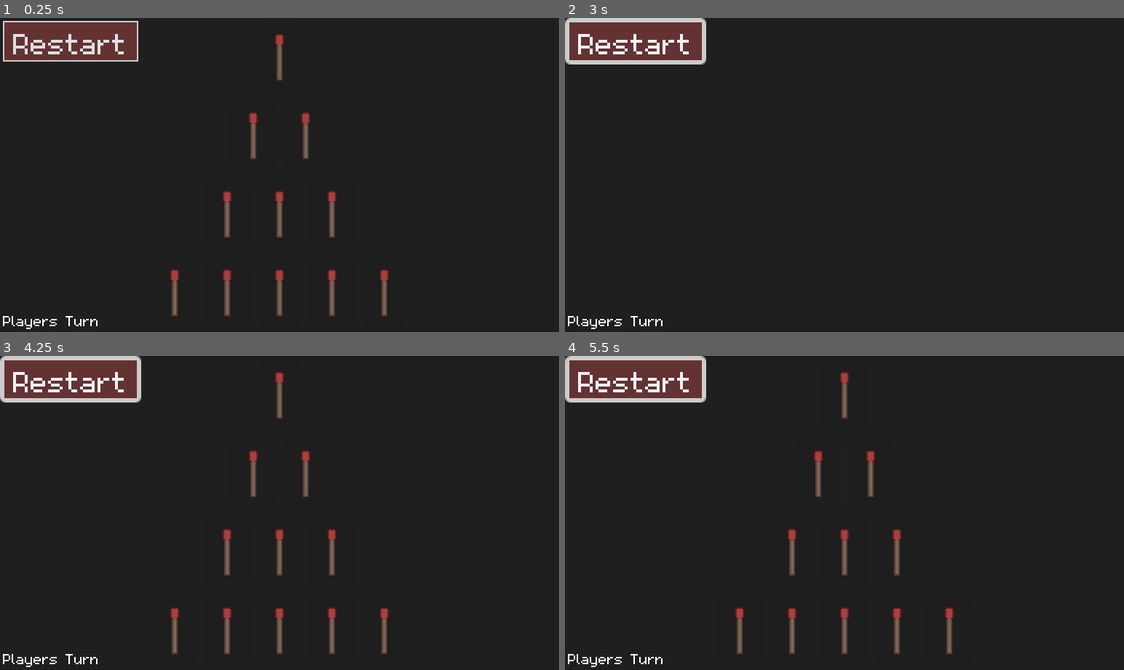
Above: before the commit, frames 1-4 (two rows, left to right).
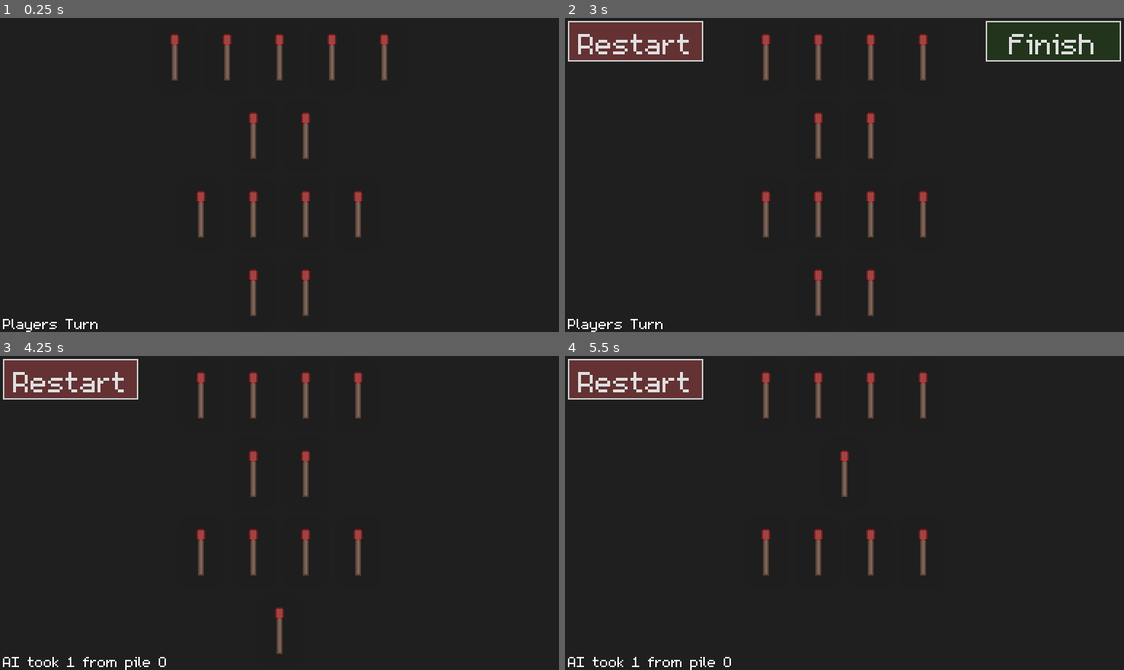
Above: after the commit, the same moments.

Repository: TylerFairleigh/COMP359-AB1-Assignment2
Game: Godot game, scene res://scenes/main.tscn
The game is run twice, just before and just after one commit, with the same random seed, the same clock (stepped at 60 frames per second) and the same inputs.
Inputs (mouse positions are in pixels of both pictures, inside the frame that each line leads up to):
- Up to frame 1 (0.25 s): no input
- Up to frame 2 (3 s): click (637, 39) at 0.5 s, where only the run before the commit has a clickable "Restart"; click (637, 39) at 1.25 s, where only the run before the commit has a clickable "Restart"; click (637, 39) at 2 s, where only the run before the commit has a clickable "Restart"; tap Enter at 2.75 s; move the mouse to (844, 55) at 2.77 s; click (844, 55) at 2.92 s
- Up to frame 3 (4.25 s): click (486, 377) at 3.5 s, where only the run after the commit has a clickable "Finish"
- Up to frame 4 (5.5 s): tap Space at 4.25 s; move the mouse to (816, 475) at 4.27 s; click (816, 475) at 4.42 s; click (1051, 377) at 5 s, where only the run after the commit has a clickable "Finish"

The runs differ from the first frame. In frame 1, 6.3% of the frame differs, in the area x 0-70%, y 0-100%; in frame 2, 3.4%; in frame 3, 3.6%; in frame 4, 4.3%.

Commit message:
Merged UI with Script Logic (#7)
* Progress on integration of match_controller into game logic

* More Cleanup and AI Move Working

* Significant Clean Up on UI and Logic Code

* UI Autoload working

* Removed Unneeded Function

* Added some more game over checks to fix game never ending. Also some index checks for the random function so that it cannot select a pile which has variable 0 or less. Added check in AI move so that it cannot remove matches from a pile that is 0 or less.

* Game in Stable Condition

---------

Co-authored-by: Tyler Fairleigh <tylerfairleigh@outlook.com>

Diff:
--- a/GameLogic.gd
+++ b/GameLogic.gd
@@ -1,106 +1,93 @@
 extends Node
 
-var pileMin = 3
-var pileMax = 3 # Declare a strict maximum
-var matchMin = 1
-var matchMax = 8
-var gameArray # Keeps track of the current number of piles and matches per pile, stored in an array
-var playerTurn # Keeps track of whose turn it is, player's true if true, opponent's turn otherwise
-var ongoingGame = false
+var numberOfPiles:int = 4 # Number of piles (Fixed to 4 due to UI constrant)
+var matchMin:int = 1 # Min amount of matches in a pile
+var matchMax:int = 5 # Max amount of matches in a pile
+var selected_pile:int = -1 # Pile the player has currently selected
+
+var ongoingGame:bool = false # If the game is current in session and not over
+var player_turn:bool = false # Keeps track of whose turn it is, player's true if true, opponent's turn otherwise
+
+var gameArray:Array = [] # Keeps track of the current number of piles and matches per pile, stored in an array
+
+func _ready():
+	_start_round()
+	MatchUI.reset_ui_state()
+	_game_logic()
 
 # Create a game with a set number of piles and number of matches in each pile
 # The maximum values for piles and matches are declared at the top of this file
 # Will return an array, where each index corresponds to a pile and its value the number of matches
 func _create_game():
 	var piles = []
-	var numberOfPiles = randi_range(pileMin, pileMax)
-	#print("Number of piles: " + numberOfPiles)
-	#piles = [numberOfPiles]
-	for pile in numberOfPiles:
-		piles.append(randi_range(matchMin, matchMax))
+	for i in range(numberOfPiles):
+		var pile = randi_range(matchMin, matchMax)
+		piles.append(pile)
 	return piles
 
+# Starts up the game by getting all the initial settings ready
 func _start_round():
 	# Create the corresponding array for the pile and match sizes
 	gameArray = _create_game()
 	# Randomly choose who goes first
-	if randi() % 2:
-		playerTurn = true
-	else:
-		playerTurn = false
+	player_turn = randi() % 2
 	ongoingGame = true
 
-func _ready():
-	_start_round()
+func _game_logic():
+	print("Current game space is " + str(gameArray))
 
-func _process(_delta):
-	if ongoingGame:
-		_game_logic(gameArray)
+	# If the array is empty, the game should be over.
+	if (game_is_over()):
+		return
 
-func _game_logic(array):
-	# Clean up array every time a pile is emptied, remove its index from the array
-	_shrink_array(array)
-	# If the array is empty, the game should be over.
-	# Whoever makes the last move is the winner
-	if array.is_empty():
+	# Runs the AI move logic
+	if !player_turn:
+		MatchUI.toggle_finish_button(false)
+		_ai_make_choice()
+		selected_pile = -1
+		player_turn = !player_turn
+		MatchUI.sound_effect.play()
+		if (game_is_over()):
+			MatchUI.sound_effect.pitch_scale = 0.3
+			MatchUI.sound_effect.play()
+			return
+
+# This function will run if the game is over and show the user who won.
+# Spoiler Alert: The bot will always win -_-
+func game_is_over():
+	var pile_empty_counter = 0
+	for pile in range(gameArray.size()):
+		if gameArray[pile] < 1:
+			pile_empty_counter += 1
+	if pile_empty_counter == gameArray.size():
 		ongoingGame = false
-		if playerTurn:
-			print("You lose!")
+		if player_turn:
+			MatchUI.label.label_update("You lose!")
 		else:
-			print("You win!")
-		return
-	print("Current game space is " + str(array))
-	if playerTurn:
-		# the player's turn to take matches))
-		print("Player's turn")
-		# Insert player control here and remove _random_move()
-		_player_make_choice(array)
+			MatchUI.label.label_update("You win!")
+		return true
+	return false
 
-		# Remove this function once player choice is implemented
-		_random_move(array)
-
-		playerTurn = false
-	else:
-		# opponent's turn to take matches
-		print("Opponent's turn")
-		_ai_make_choice(array)
-		playerTurn = true
-
-# Function to remove indices which contain value 0
-func _shrink_array(array):
-		for pile in range(array.size() - 1, -1, -1): # Iterates the array from end to start to avoid any index range errors
-			if array[pile] == 0:
-				array.remove_at(pile) # Remove empty piles from array
-
-# Function to get the player's choice from the UI
-func _player_make_choice(array):
-	var pile = -1 # initalize a value the player shouldn't be able to choose
-	# Keep prompting player to choose a pile until it's a valid choice
-	while pile > 0 or pile < gameArray.size():
-		print("Choose a pile.")
-		pile =  0 # insert function call to get player's selected pile
-		return
-	var toRemove = 0 # insert function call which returns number of matches player selected
-	array[pile] -= toRemove
-
-func _ai_make_choice(array):
+func _ai_make_choice():
 	# Get the current nim-sum of the game space
-	var nimSum = _get_nim_sum(array)
+	var nimSum = _get_nim_sum(gameArray)
 	# Get a possible move which will make the nim sum = 0
-	for pile in range(array.size()):
-		# Get new nim sum after removing which would result from removing matches from pile which would be a winning move
-		var currentSum = nimSum ^ array[pile]
-		# If winning move is valid, do winning move (ie. make nim sum = 0)
-		if currentSum < array[pile]:
-			# Calculate the actual number of matches to remove to get nim-sum = 0
-			# For example, if currentSum = 0 for the pile, we should remove all matches from that pile since (array[pile] - currentSum) is simply number of matches in the pile
-			var toRemove = array[pile] - currentSum
-			if toRemove > 0: # Cannot remove 0 matches
-				array[pile] -= toRemove
-				print("Winning move: " + str(toRemove) + " matches removed from pile " + str(pile + 1))
-				return
+	for pile in range(gameArray.size()):
+		if gameArray[pile] >= 0:
+			# Get new nim sum after removing which would result from removing matches from pile which would be a winning move
+			var currentSum = nimSum ^ gameArray[pile]
+			# If winning move is valid, do winning move (ie. make nim sum = 0)
+			if currentSum < gameArray[pile]:
+				# Calculate the actual number of matches to remove to get nim-sum = 0
+				# For example, if currentSum = 0 for the pile, we should remove all matches from that pile since (array[pile] - currentSum) is simply number of matches in the pile
+				var toRemove = gameArray[pile] - currentSum
+				if toRemove > 0: # Cannot remove 0 matches
+					MatchUI.remove_matches(pile, toRemove)
+					gameArray[pile] -= toRemove
+					MatchUI.label.label_update("AI took " + str(toRemove) + " from pile " + str(pile + 1))
+					return
 	# If in losing position, make a random move
-	_random_move(array)
+	_random_move()
 	return
 
 # Get the current nim sum
@@ -113,8 +100,25 @@
 	return nimSum
 
 # Simply chooses a random pile and chooses a random amount of matches to remove (Cannot remove 0 matches)
-func _random_move(array):
-	var index = randi_range(0, array.size() - 1) # Needs to be (array size - 1) so that it references the correct index
-	var remove = randi_range(1, array[index]) # Calculate a random number of matches to remove, minimum number allowable to remove is 1
-	array[index] -= remove
-	print(str(remove) + " matches removed from pile " + str(index + 1))
+func _random_move():
+	var index = -1
+	if gameArray[index] < 1:
+		index = randi_range(0, gameArray.size() - 1) # Needs to be (array size - 1) so that it references the correct index
+	var remove = randi_range(1, gameArray[index]) # Calculate a random number of matches to remove, minimum number allowable to remove is 1
+	gameArray[index] -= remove
+	MatchUI.remove_matches(index, remove)
+	MatchUI.label.label_update("AI took " + (str(remove)) + " from pile " + str(index + 1))
+
+# Removes the match that was pressed from the game array
+func match_pressed(match_pile:int):
+	selected_pile = match_pile
+	gameArray[match_pile] -= 1
+
+# Function that restarts the game with reseting all the state variables
+func restart_game():
+	selected_pile = -1
+	ongoingGame = false
+	player_turn = false
+	_start_round()
+	MatchUI.reset_ui_state()
+	_game_logic()
--- a/project.godot
+++ b/project.godot
@@ -18,8 +18,8 @@
 
 [autoload]
 
-MatchController="*res://scenes/match_controller.gd"
-TurnLabel="*res://scenes/turn_label.gd"
+MatchUI="*res://scenes/match_view.gd"
+MatchController="*res://GameLogic.gd"
 
 [display]
 
--- /dev/null
+++ b/scenes/finish_button.gd
@@ -0,0 +1,8 @@
+extends Button
+
+func _ready():
+	self.visible = false
+
+func _on_pressed():
+	MatchController.player_turn = false
+	MatchController._game_logic()
--- a/scenes/main.tscn
+++ b/scenes/main.tscn
@@ -1,9 +1,11 @@
-[gd_scene load_steps=9 format=3 uid="uid://dxuoc1fec7hi5"]
+[gd_scene load_steps=11 format=3 uid="uid://dxuoc1fec7hi5"]
 
 [ext_resource type="PackedScene" uid="uid://bx6co1v284cd3" path="res://scenes/match_view.tscn" id="1_crgk3"]
 [ext_resource type="FontFile" uid="uid://d20wpwo18re0o" path="res://assets/m5x7.ttf" id="2_7oplk"]
+[ext_resource type="Script" path="res://scenes/restart.gd" id="3_6dhs8"]
 [ext_resource type="Script" path="res://scenes/turn_label.gd" id="3_gxuil"]
-[ext_resource type="Script" path="res://GameLogic.gd" id="4_umlox"]
+[ext_resource type="Script" path="res://scenes/finish_button.gd" id="3_u11lt"]
+[ext_resource type="AudioStream" uid="uid://dxkn40twl1y2j" path="res://assets/bot_choice_sound_effect.mp3" id="6_q17ex"]
 
 [sub_resource type="Theme" id="Theme_w1vl8"]
 default_font = ExtResource("2_7oplk")
@@ -38,6 +40,7 @@
 [node name="matches" parent="." instance=ExtResource("1_crgk3")]
 
 [node name="restart" type="Button" parent="."]
+visible = false
 offset_left = 2.0
 offset_top = 2.0
 offset_right = 95.0
@@ -45,6 +48,7 @@
 theme = SubResource("Theme_w1vl8")
 theme_override_styles/normal = SubResource("StyleBoxFlat_6wfke")
 text = "Restart"
+script = ExtResource("3_6dhs8")
 
 [node name="finish" type="Button" parent="."]
 visible = false
@@ -55,19 +59,21 @@
 theme = SubResource("Theme_w1vl8")
 theme_override_styles/normal = SubResource("StyleBoxFlat_d8el3")
 text = "Finish"
+script = ExtResource("3_u11lt")
 
 [node name="turn_label" type="Label" parent="."]
 offset_left = 2.0
-offset_top = 201.0
-offset_right = 42.0
+offset_top = 203.0
+offset_right = 68.0
 offset_bottom = 216.0
 theme = SubResource("Theme_3e5f0")
 text = "Players Turn"
 script = ExtResource("3_gxuil")
 
-[node name="GameLogic" type="Node" parent="."]
-script = ExtResource("4_umlox")
+[node name="bot_choice_sound_effect" type="AudioStreamPlayer" parent="."]
+stream = ExtResource("6_q17ex")
+volume_db = -5.0
 
 [connection signal="pressed" from="restart" to="matches" method="reset_state"]
-[connection signal="pressed" from="finish" to="matches" method="_on_finish_pressed"]
-[connection signal="pressed" from="finish" to="turn_label" method="label_change"]
+[connection signal="pressed" from="restart" to="restart" method="_on_pressed"]
+[connection signal="pressed" from="finish" to="finish" method="_on_pressed"]
--- a/scenes/match.gd
+++ b/scenes/match.gd
@@ -1,23 +1,26 @@
 extends PanelContainer
 
+# Checks if the match is a valid selection and highlights it green
 func _on_mouse_entered():
-	var match_string = self.name
-	var match_number = int(match_string.split("_")[1])
-	if (match_number in MatchController.valid_match_array):
+	var match_pile = int(self.get_parent().name.split(" ")[1]) - 1
+	if (match_in_selected_pile(match_pile)):
 		var hover_highlight = Color("#92ed8e")
 		set_modulate(hover_highlight)
 
+# Sets the match back to the default state
 func _on_mouse_exited():
 	var regular = Color(1,1,1,1)
 	set_modulate(regular)
 
+# Checks if the match pressed is valid from the selected pile
 func _on_gui_input(event):
-	get_tree().call_group("match_group", "_on_match_pressed")
-	var match_string = self.name
-	var match_number = int(match_string.split("_")[1])
-	if event.is_pressed() and (match_number in MatchController.valid_match_array):
-		self.visible = false
-		MatchController.match_pressed(match_number)
-		MatchController.player_active = true
-		MatchController.match_number = match_number
-		MatchController.make_range()
+	var match_pile = int(self.get_parent().name.split(" ")[1]) - 1
+	if (event.is_pressed()) and (match_in_selected_pile(match_pile)):
+		MatchController.match_pressed(match_pile)
+		MatchUI.toggle_finish_button(true)
+		MatchUI.toggle_restart_button(true)
+		self.queue_free()
+
+# Checker function for if the match is in the selected pile
+func match_in_selected_pile(match_pile_origin:int) -> bool:
+	return (match_pile_origin == MatchController.selected_pile or MatchController.selected_pile == -1)
--- a/scenes/match_controller.gd
+++ /dev/null
@@ -1,58 +0,0 @@
-extends PanelContainer
-
-@onready var matches = [$"VBoxContainer/Pile 1/Match_1", $"VBoxContainer/Pile 2/Match_2", $"VBoxContainer/Pile 2/Match_3", $"VBoxContainer/Pile 3/Match_4", $"VBoxContainer/Pile 3/Match_5", $"VBoxContainer/Pile 3/Match_6", $"VBoxContainer/Pile 4/Match_7", $"VBoxContainer/Pile 4/Match_8", $"VBoxContainer/Pile 4/Match_9", $"VBoxContainer/Pile 4/Match_10", $"VBoxContainer/Pile 4/Match_11"]
-@onready var turn_label = $turn_label
-
-var pile_counters = {"pile_1": 1, "pile_2": 2, "pile_3": 3, "pile_4": 5}
-var pile_counter_max = [1, 3, 6, 11]
-var match_full_count = 0
-var player_turn = true
-var player_active = false
-var match_number:int
-var valid_match_array
-var match_array_game = []
-
-func _ready():
-	valid_match_array = []
-	match_number = 0
-	for match_count in pile_counters:
-		match_full_count += pile_counters[match_count]
-		match_array_game.append(pile_counters[match_count])
-	reset_player_turn()
-	reset_logic()
-
-func make_range():
-	valid_match_array.clear()
-	for i in range(len(pile_counter_max) - 1):
-		if match_number > pile_counter_max[i] and match_number <= pile_counter_max[i + 1]:
-			valid_match_array = range(pile_counter_max[i] + 1, pile_counter_max[i + 1] + 1)
-			break
-
-func reset_player_turn():
-	player_turn = true
-	player_active = false
-	valid_match_array.clear()
-	for i in match_full_count + 1:
-		valid_match_array.append(i)
-	TurnLabel.label_change()
-
-func bot_move():
-	print("Bots move would go here")
-	reset_player_turn()
-
-func match_pressed(match_number):
-	match_array_game[match_pile_return(match_number)] -= 1
-
-func match_pile_return(match_number):
-	if (match_number in [1]):
-		return 0
-	elif (match_number in [2,3]):
-		return 1
-	elif (match_number in [4,5,6]):
-		return 2
-	else:
-		return 3
-
-func reset_logic():
-	match_array_game.clear()
-	match_array_game = [1,2,3,5]
--- a/scenes/match_view.gd
+++ b/scenes/match_view.gd
@@ -2,30 +2,42 @@
 
 const match_scene = preload("res://scenes/match.tscn")
 
-@onready var pile_1 = $"VBoxContainer/Pile 1"
-@onready var pile_2 = $"VBoxContainer/Pile 2"
-@onready var pile_3 = $"VBoxContainer/Pile 3"
-@onready var pile_4 = $"VBoxContainer/Pile 4"
-@onready var finish = $"../finish"
-var pile_counter_set = MatchController.pile_counters
+var pile_1; var pile_2; var pile_3; var pile_4; var finish; var label; var restart; var sound_effect;
 
+# Loads up all the nodes we will need for accessing during the game
 func _ready():
-	reset_ui_state()
+	pile_1 = get_tree().root.get_node("main/matches/VBoxContainer/Pile 1")
+	pile_2 = get_tree().root.get_node("main/matches/VBoxContainer/Pile 2")
+	pile_3 = get_tree().root.get_node("main/matches/VBoxContainer/Pile 3")
+	pile_4 = get_tree().root.get_node("main/matches/VBoxContainer/Pile 4")
+	finish = get_tree().root.get_node("main/finish")
+	restart = get_tree().root.get_node("main/restart")
+	label = get_tree().root.get_node("main/turn_label")
+	sound_effect = get_tree().root.get_node("main/bot_choice_sound_effect")
 
-func _process(delta):
-	if (MatchController.player_turn and MatchController.player_active):
-		finish.visible = true
-	else:
-		finish.visible = false
-
+# Resets the state of the UI and adds in any new matches for the next game
 func reset_ui_state():
-	# Toggling off the container which makes a more smooth
-	# reset apperance due to the time out.
 	self.visible = false
+	sound_effect.pitch_scale = 1
+	MatchUI.toggle_finish_button(false)
+	var pile_counter = 0
 	var match_counter = 1
 	var piles = {"pile_1": pile_1, "pile_2": pile_2, "pile_3": pile_3, "pile_4": pile_4}
 
-	# Remove any existing matches
+	await remove_existing_matches(piles)
+
+	for pile_name in piles:
+		for _i in range(MatchController.gameArray[pile_counter]):
+			var match_scene_instance = match_scene.instantiate()
+			match_scene_instance.name = "Match_%s" % match_counter
+			piles[pile_name].add_child(match_scene_instance)
+			match_counter += 1
+		pile_counter += 1
+
+	self.visible = true
+
+# Takes away any existing matches from the game
+func remove_existing_matches(piles):
 	for pile in piles.values():
 		for pile_matches in pile.get_children():
 			pile_matches.queue_free()
@@ -33,23 +45,19 @@
 			# which results in godot giving another name.
 			await get_tree().create_timer(0.01).timeout
 
-	for pile_name in pile_counter_set:
-		for i in range(pile_counter_set[pile_name]):
-			var match_scene_instance = match_scene.instantiate()
-			match_scene_instance.name = "Match_%s" % (match_counter)
-			var pile_var = piles[pile_name]
-			pile_var.add_child(match_scene_instance)
-			match_counter += 1
-	self.visible = true
+# Removes a select amount of matches from a pile
+func remove_matches(pile_index:int, amount_of_matches:int):
+	var pile_node_array = [pile_1, pile_2, pile_3, pile_4]
+	var pile_node_children = pile_node_array[pile_index].get_children()
+	for i in range(amount_of_matches):
+		if i < len(pile_node_children):
+			pile_node_children[i].queue_free()
 
+func toggle_finish_button(state:bool):
+	finish.visible = state
 
-func reset_state():
-	MatchController.reset_player_turn()
-	MatchController.reset_logic()
-	reset_ui_state()
+func toggle_restart_button(state:bool):
+	restart.visible = state
 
-func _on_finish_pressed():
-	MatchController.valid_match_array.clear()
-	MatchController.player_turn = false
-	MatchController.player_active = false
-	MatchController.bot_move()
+func play_sound_effect():
+	sound_effect.play()
--- a/scenes/match_view.tscn
+++ b/scenes/match_view.tscn
@@ -1,6 +1,4 @@
-[gd_scene load_steps=3 format=3 uid="uid://bx6co1v284cd3"]
-
-[ext_resource type="Script" path="res://scenes/match_view.gd" id="1_vmb68"]
+[gd_scene load_steps=2 format=3 uid="uid://bx6co1v284cd3"]
 
 [sub_resource type="StyleBoxFlat" id="StyleBoxFlat_dflmr"]
 bg_color = Color(0.6, 0.6, 0.6, 0)
@@ -11,7 +9,6 @@
 offset_right = 300.0
 offset_bottom = 216.0
 theme_override_styles/panel = SubResource("StyleBoxFlat_dflmr")
-script = ExtResource("1_vmb68")
 
 [node name="VBoxContainer" type="VBoxContainer" parent="."]
 layout_mode = 2
--- /dev/null
+++ b/scenes/restart.gd
@@ -0,0 +1,9 @@
+extends Button
+
+func _ready():
+	self.visible = false
+
+func _on_pressed():
+	self.visible = false;
+	MatchUI.label.label_update("Players turn")
+	MatchController.restart_game()
--- a/scenes/turn_label.gd
+++ b/scenes/turn_label.gd
@@ -8,3 +8,6 @@
 		self.text = "Players Turn"
 	else:
 		self.text = "Bot Turn"
+
+func label_update(label_update):
+	self.text = label_update
Not shown, added: assets/bot_choice_sound_effect.mp3.import
Not shown, added: assets/bot_choice_sound_effect.mp3
Not shown, changed: readme.md
